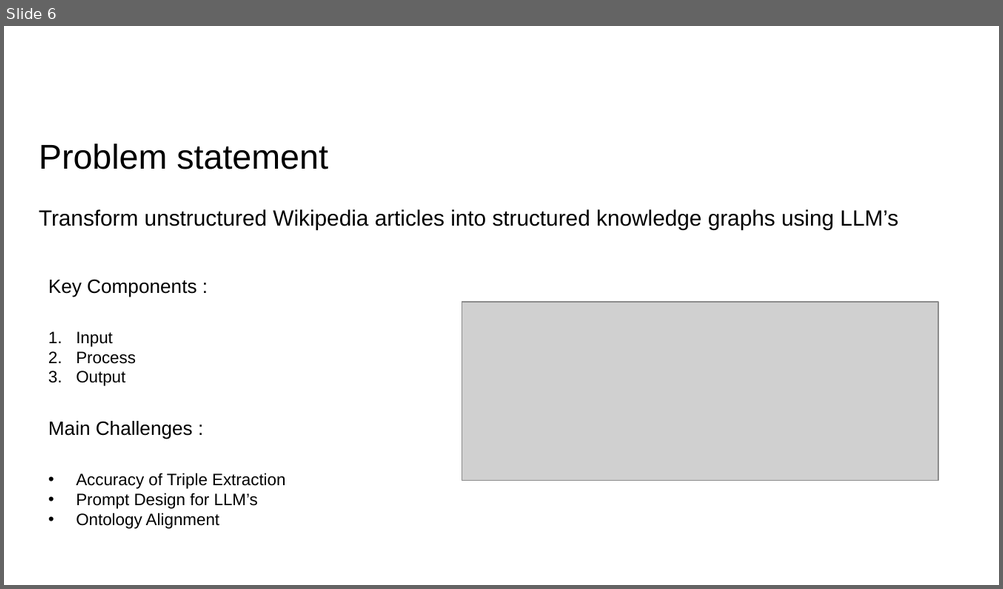
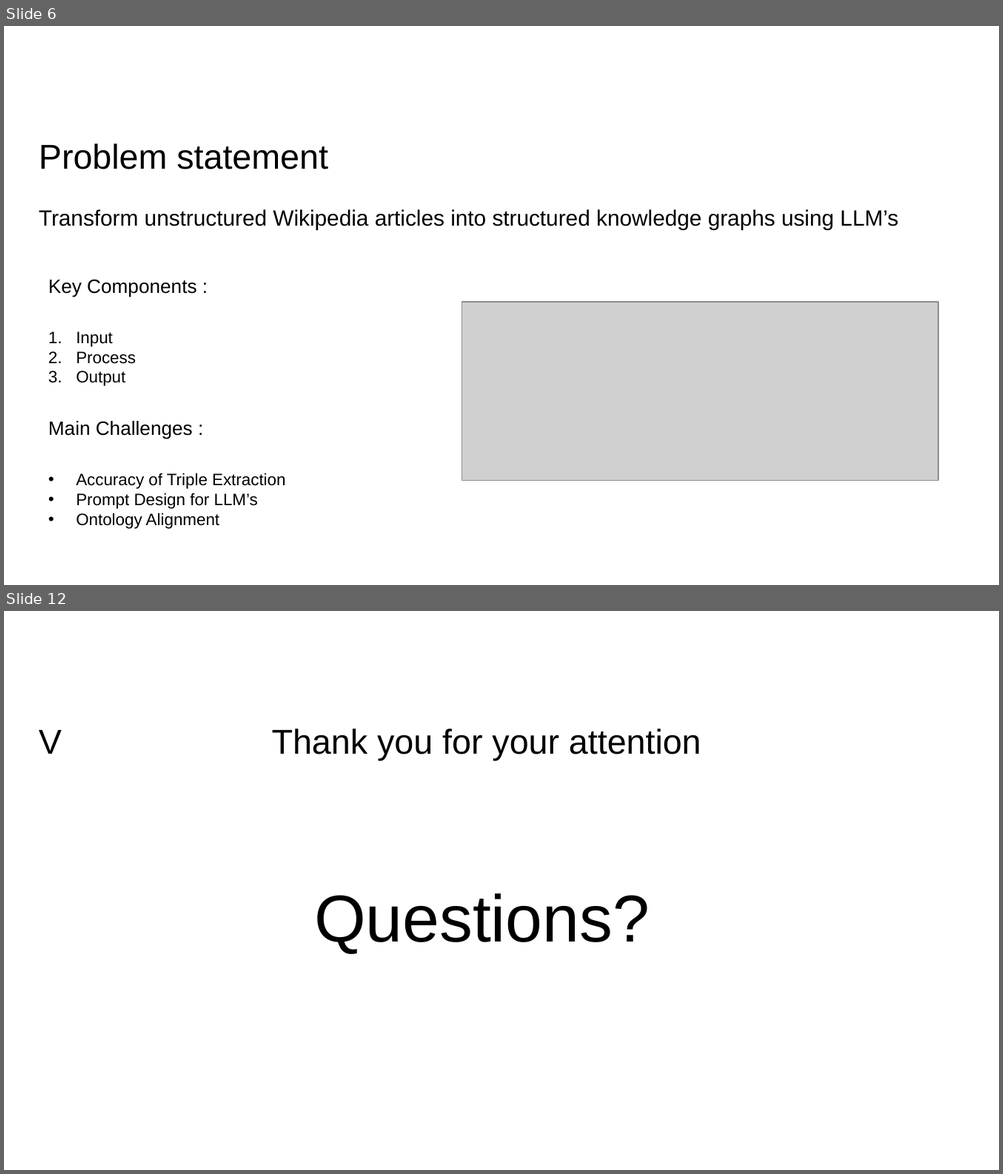
Before and after one commit to abraxas-dev/Knowledge-Graph-Creation-from-Text-with-LLMs, a slide deck: Mini-Project Presentation/mini-presentation.pptx. Shown one above the other, each under a label of ours: slide 6 before the commit, slides 6 and 12 after it; the slides between them are not shown. The pictures are 1003x589 and 1003x1174 pixels, drawn with LibreOffice and Linux fonts; fonts in the diff are those of the drawing; grey boxes stand for pictures; background and template pictures are left out. Boxes give left, top, right and bottom in pixels: in the first picture for what was removed or moved away, otherwise in the second. Text is boxed around its words. In the diff, an @@ line names an element or a change of style, - is before the commit and + after.

```diff
--- a/Mini-Project Presentation/mini-presentation.pptx
+++ b/Mini-Project Presentation/mini-presentation.pptx
@@ slide 12 added at bbox=[4, 611, 999, 1170], background #FFFFFF @@
@@ title added at bbox=[39, 729, 701, 760], 25 pt, text #000000 @@
+V Thank you for your attention
@@ text added at bbox=[314, 894, 649, 954], 48 pt, text #000000 @@
+Questions?
```
Also in this commit, not shown: 1 slide changed, 5 other slides added.
